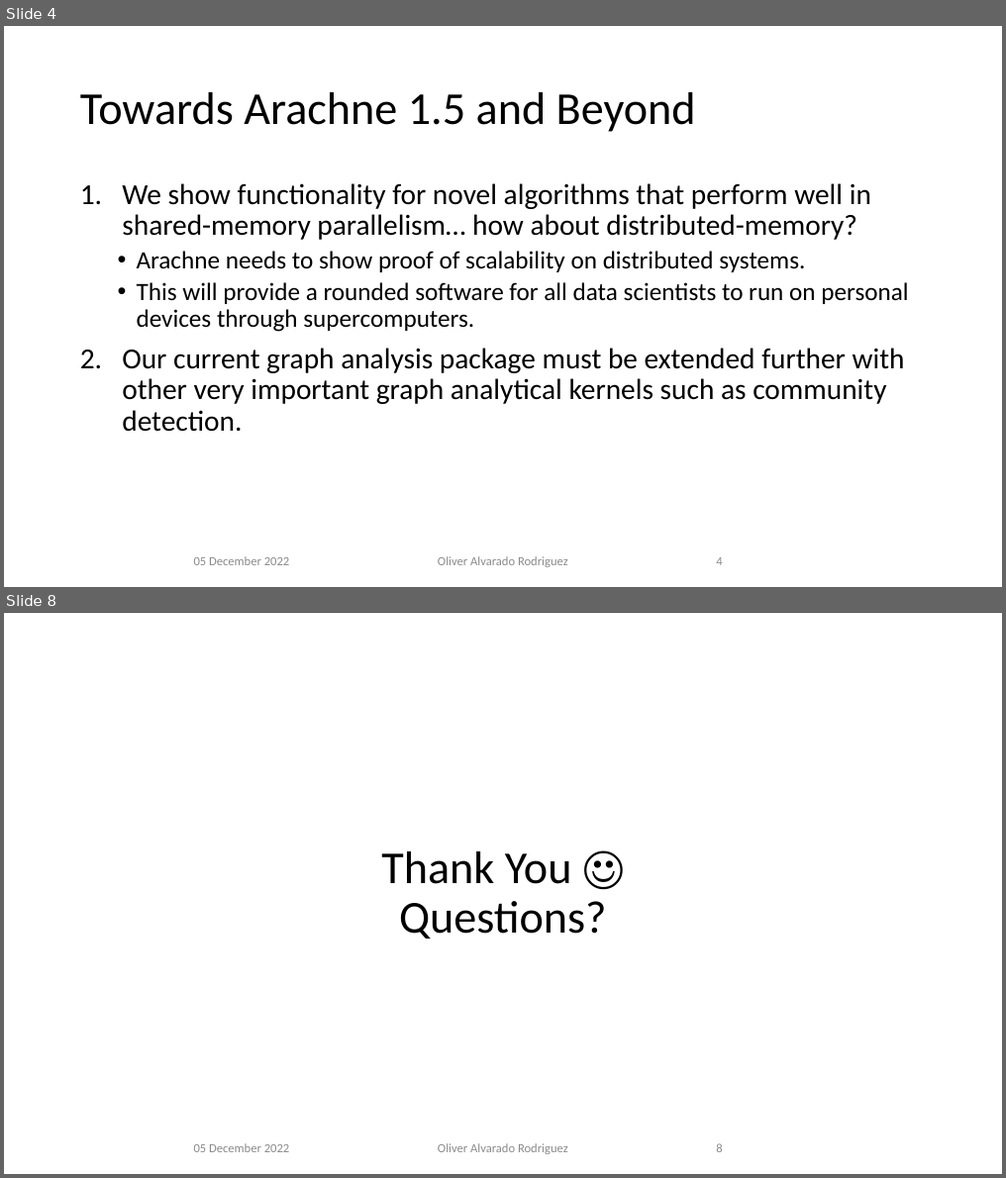
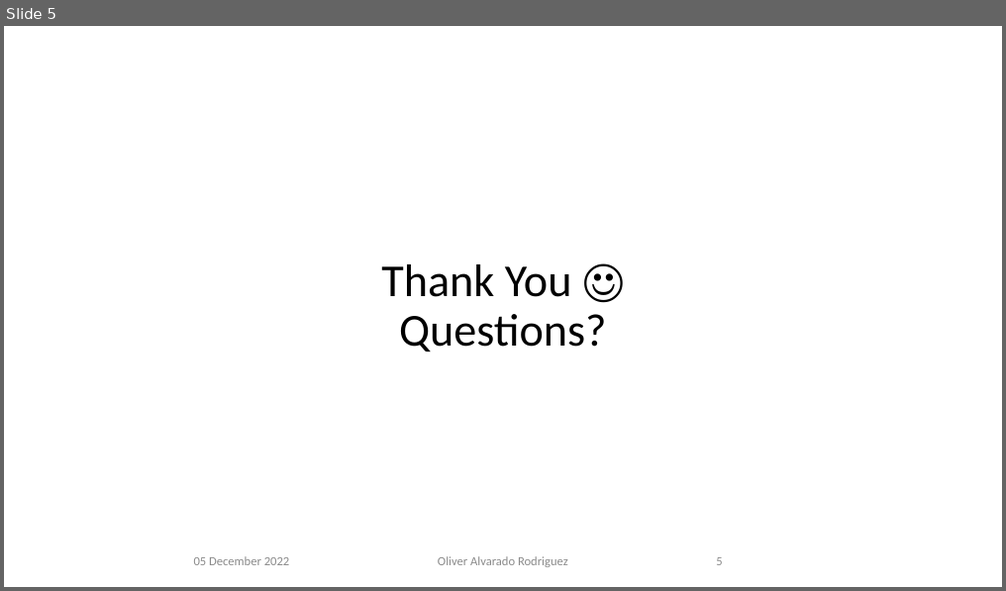
Before and after one commit to njit-hpc-initiative/tutorial-arkouda-njit, a slide deck: tutorial/conclusion.pptx. Shown one above the other, each under a label of ours: slides 4 and 8 before the commit, slide 5 after it; the slides between them are not shown. The pictures are 1006x1178 and 1006x591 pixels, drawn with LibreOffice and Linux fonts; fonts in the diff are those of the drawing; background and template pictures are left out. Boxes give left, top, right and bottom in pixels: in the first picture for what was removed or moved away, otherwise in the second. Text is boxed around its words. In the diff, an @@ line names an element or a change of style, - is before the commit and + after.

```diff
--- a/tutorial/conclusion.pptx
+++ b/tutorial/conclusion.pptx
@@ slide 4 removed at bbox=[4, 26, 1002, 587], background #FFFFFF @@
@@ title removed at bbox=[80, 92, 696, 132] @@
-Towards Arachne 1.5 and Beyond
@@ text removed at bbox=[122, 183, 908, 432] @@
-1. We show functionality for novel algorithms that perform well in shared-memory parallelism… how about distributed-memory?
-  • Arachne needs to show proof of scalability on distributed systems.
-  • This will provide a rounded software for all data scientists to run on personal devices through supercomputers.
-2. Our current graph analysis package must be extended further with other very important graph analytical kernels such as community detection.
@@ text removed at bbox=[194, 557, 289, 566] @@
-05 December 2022
@@ text removed at bbox=[438, 557, 568, 568] @@
-Oliver Alvarado Rodriguez
@@ page number removed at bbox=[716, 558, 722, 566] @@
-4
@@ what was slide 8 is now slide 5 @@
@@ page number at bbox=[716, 558, 722, 566]: text changed @@
-8
+5
```
Also in this commit, not shown: 4 slides changed, 2 other slides removed, 1 other file.
